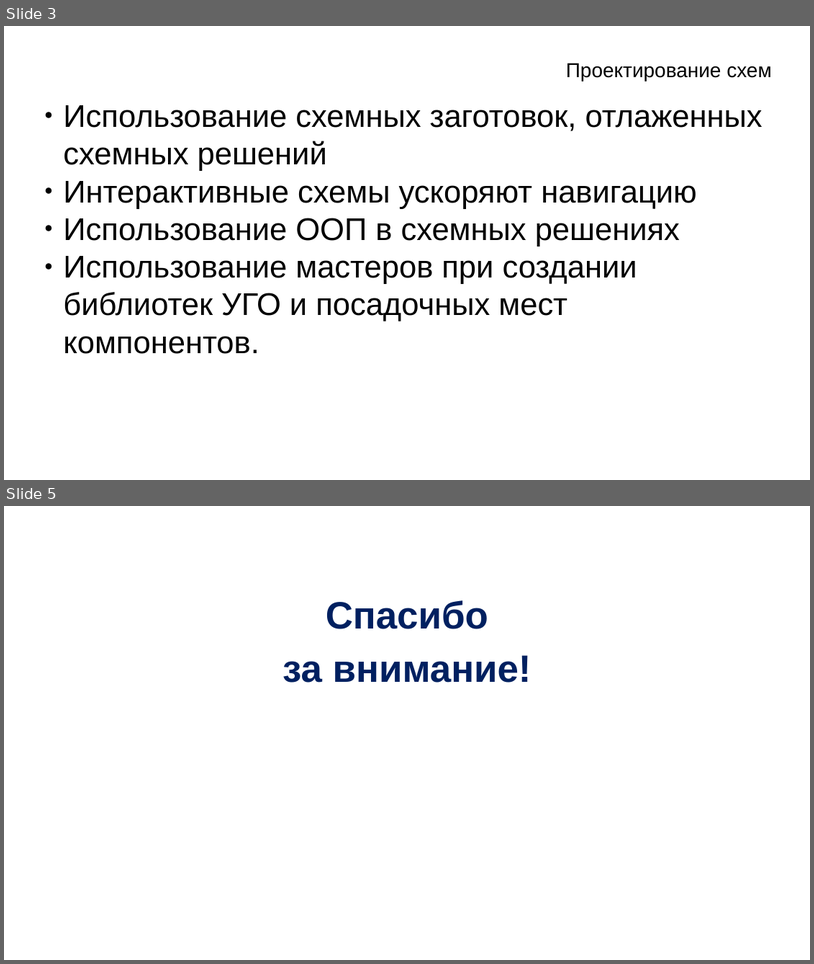
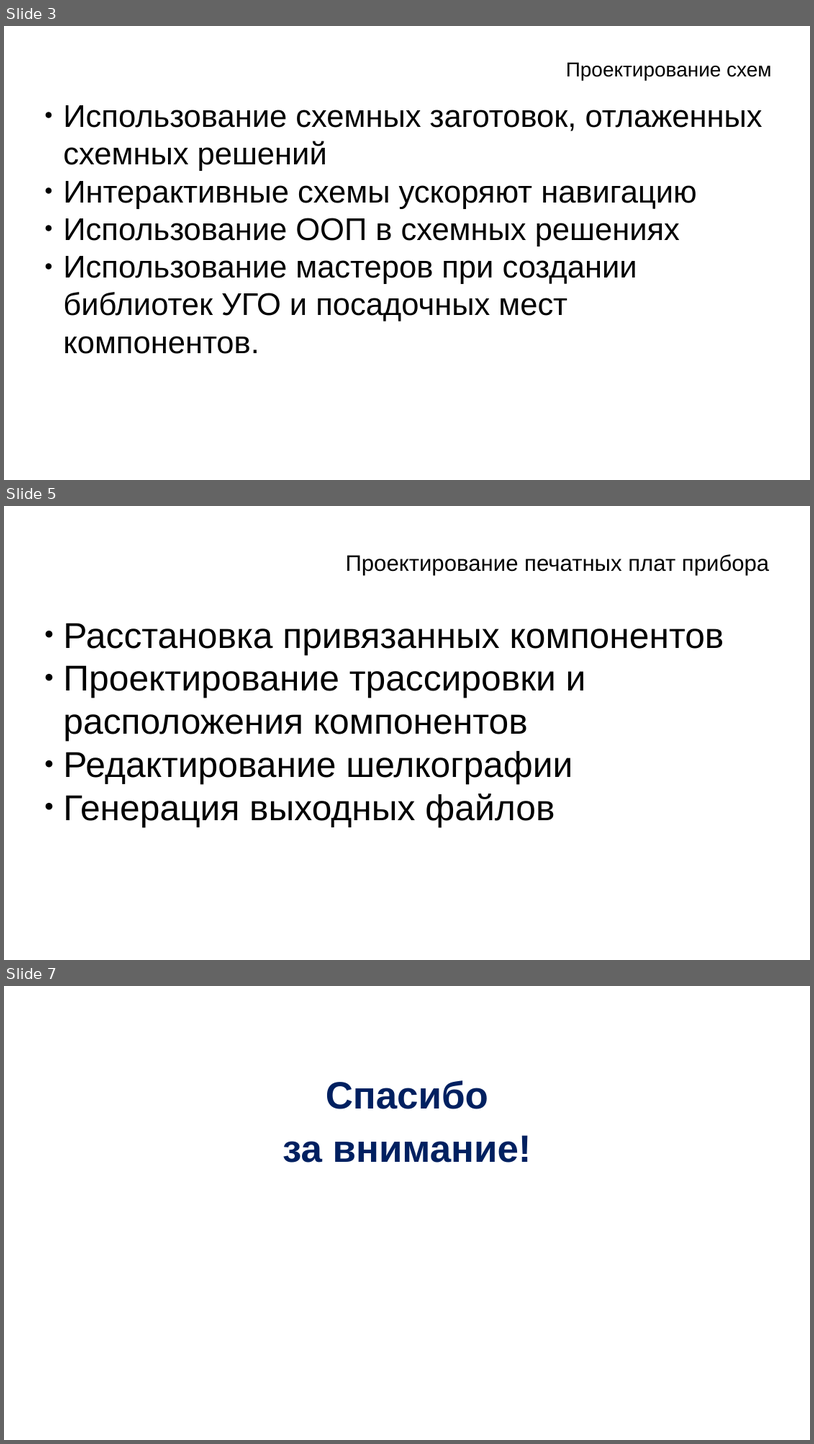
Before and after one commit to zolotarev88/conferencial, a slide deck: 10.12.19.pptx. Shown one above the other, each under a label of ours: slides 3 and 5 before the commit, slides 3, 5 and 7 after it; the slides between them are not shown. The pictures are 814x964 and 814x1444 pixels, drawn with LibreOffice and Linux fonts; fonts in the diff are those of the drawing; background and template pictures are left out. Boxes give left, top, right and bottom in pixels: in the first picture for what was removed or moved away, otherwise in the second. Text is boxed around its words. In the diff, an @@ line names an element or a change of style, - is before the commit and + after.

```diff
--- a/10.12.19.pptx
+++ b/10.12.19.pptx
@@ slide 5 added at [4, 506, 810, 960], background picture (left out) @@
@@ text added at [346, 554, 769, 575], 20 pt, text #000000 @@
+Проектирование печатных плат прибора
@@ text added at [63, 623, 725, 827], 32 pt, text #000000 @@
+● Расстановка привязанных компонентов
+● Проектирование трассировки и расположения компонентов
+● Редактирование шелкографии
+● Генерация выходных файлов
@@ what was slide 5 is now slide 7 @@
```
Also in this commit, not shown: 2 other slides added, 1 slide removed.
